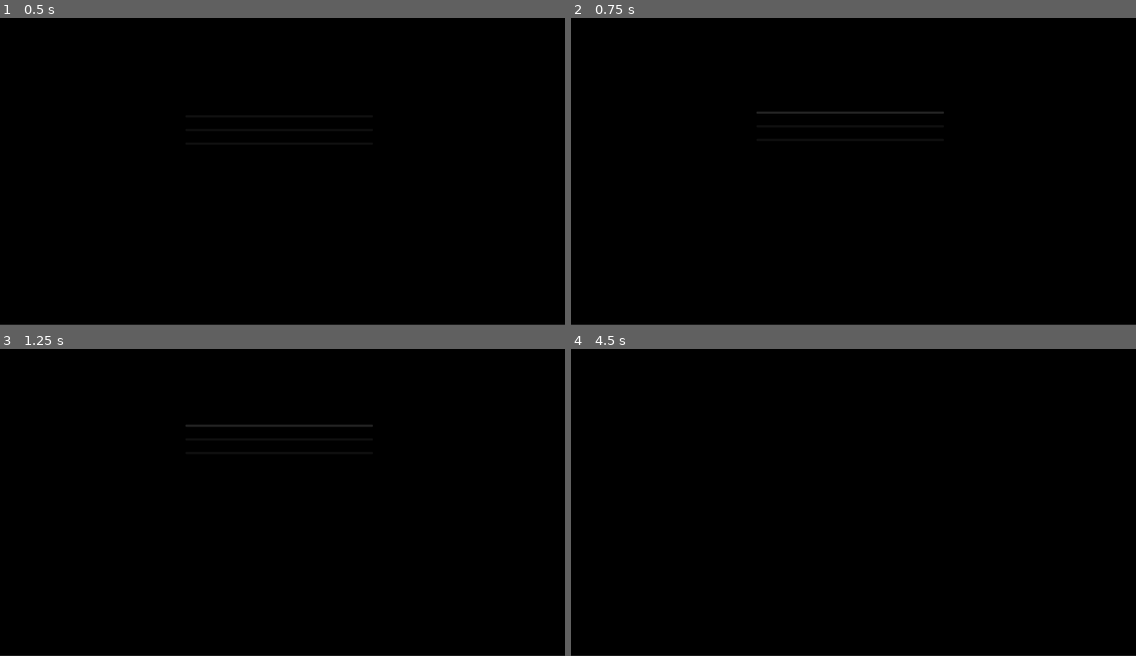
Above: before the commit, frames 1-4 (two rows, left to right).
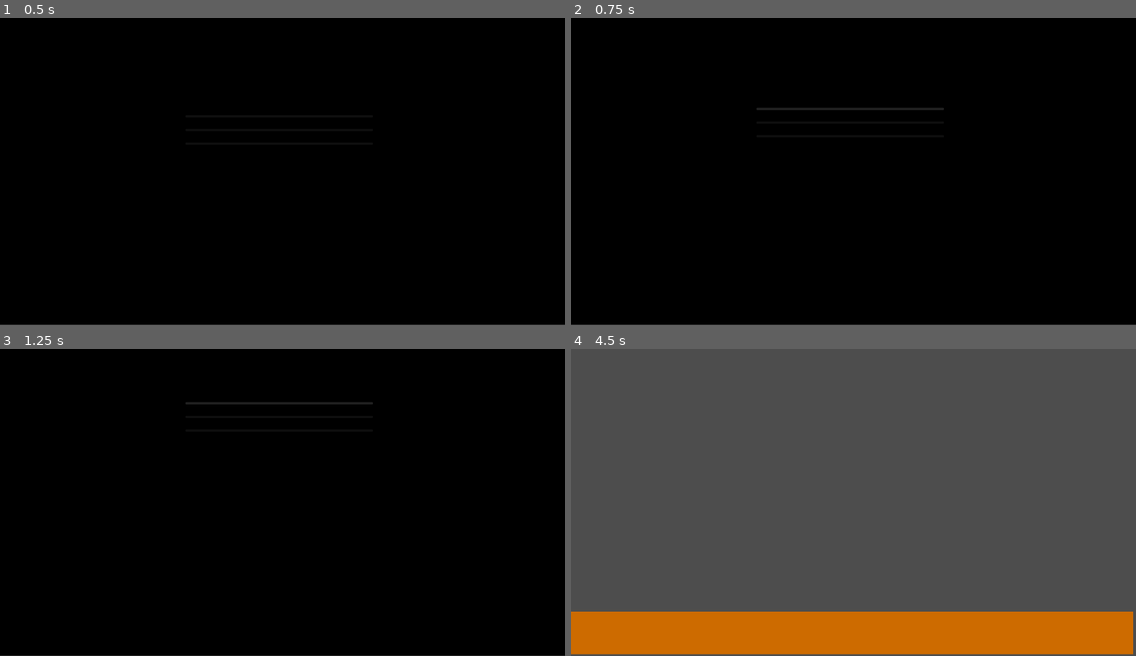
Above: after the commit, the same moments.

Repository: JonathanSaji/BeneathTheSurface
Game: Godot game, scene res://main_menu.tscn
Same seed, same stepped clock (60 frames per second), same inputs: the game is played once before the commit and once after it.
Inputs (mouse positions are in pixels of both pictures, inside the frame that each line leads up to):
- Up to frame 1 (0.5 s): no input
- Up to frame 2 (0.75 s): click "Enter" at 0.5 s
- Up to frame 3 (1.25 s): no input
- Up to frame 4 (4.5 s): click "Enter" at 1.25 s; tap Enter (ui_accept) at 2, 2.27, 3.77 s; hold Right (ui_right) 2.03-2.75 s; click (847, 385) at 2.75 s, where only the run before the commit has a clickable "Options"; hold Right (ui_right) 3.53-4.28 s; hold Left (ui_left) from 4.28 s (still down)

Frame 1 is identical in both runs. In frame 2, 0.5% of the frame differs, in the area x 32-66%, y 29-32%; in frame 3, 0.3%; in frame 4, 100%, in the area x 0-100%, y 0-100%.

Commit message:
Switch scenes to the prologue

Diff:
--- a/beneath-the-surface/main_menu.gd
+++ b/beneath-the-surface/main_menu.gd
@@ -10,6 +10,7 @@
 	play_btn.pressed.connect(_on_play_pressed)
 	options_btn.pressed.connect(_on_options_pressed)
 	quit_btn.pressed.connect(_on_quit_pressed)
+	anim.animation_finished.connect(_on_animation_finished)
 
 func _on_play_pressed() -> void:
 	# get_tree().change_scene_to_file("res://Game.tscn")
@@ -20,3 +21,7 @@
 
 func _on_quit_pressed() -> void:
 	get_tree().quit()
+
+func _on_animation_finished(name):
+	if name == "scroll_up":
+		get_tree().change_scene_to_file("res://prologue.tscn")
--- a/beneath-the-surface/main_menu.tscn
+++ b/beneath-the-surface/main_menu.tscn
@@ -19,7 +19,7 @@
 
 [sub_resource type="Animation" id="Animation_7vrkn"]
 resource_name = "scroll_up"
-length = 6.133333
+length = 3.0333333
 tracks/0/type = "value"
 tracks/0/imported = false
 tracks/0/enabled = true
@@ -27,7 +27,7 @@
 tracks/0/interp = 1
 tracks/0/loop_wrap = true
 tracks/0/keys = {
-"times": PackedFloat32Array(0.06666667, 6.0333333),
+"times": PackedFloat32Array(0.06666667, 3),
 "transitions": PackedFloat32Array(1, 1),
 "update": 0,
 "values": [Vector2(650, 300), Vector2(650, -458)]
--- a/beneath-the-surface/project.godot
+++ b/beneath-the-surface/project.godot
@@ -19,7 +19,6 @@
 
 window/size/viewport_width=1980
 window/size/viewport_height=1080
-window/size/mode=3
 window/size/initial_position=Vector2i(6, 0)
 
 [gui]
--- a/beneath-the-surface/prologue.tscn
+++ b/beneath-the-surface/prologue.tscn
@@ -37,22 +37,22 @@
 [node name="Prologue" type="Node2D" unique_id=455793301]
 
 [node name="ColorRect" type="ColorRect" parent="." unique_id=1769746898]
-offset_left = 2.0
-offset_top = 927.0
-offset_right = 1982.0
-offset_bottom = 1077.0
+offset_left = -10.0
+offset_top = 924.0
+offset_right = 1970.0
+offset_bottom = 1074.0
 color = Color(0.8053361, 0.4193132, 0, 1)
 
 [node name="CharacterBody2D" type="CharacterBody2D" parent="ColorRect" unique_id=91627495]
 script = ExtResource("1_2o1rx")
 
 [node name="AnimatedSprite2D" type="AnimatedSprite2D" parent="ColorRect/CharacterBody2D" unique_id=786690278]
-position = Vector2(118, -64)
+position = Vector2(139, -128)
 scale = Vector2(8.584427, 7.064448)
 sprite_frames = SubResource("SpriteFrames_4baxb")
 
 [node name="CollisionShape2D" type="CollisionShape2D" parent="ColorRect/CharacterBody2D" unique_id=85152621]
-position = Vector2(118, -64)
+position = Vector2(144, -110)
 shape = SubResource("RectangleShape2D_orjk5")
 
 [node name="Area2D" type="Area2D" parent="ColorRect" unique_id=885387073]
Not shown: 1 places in beneath-the-surface/prologue.tscn that only renumber resources
